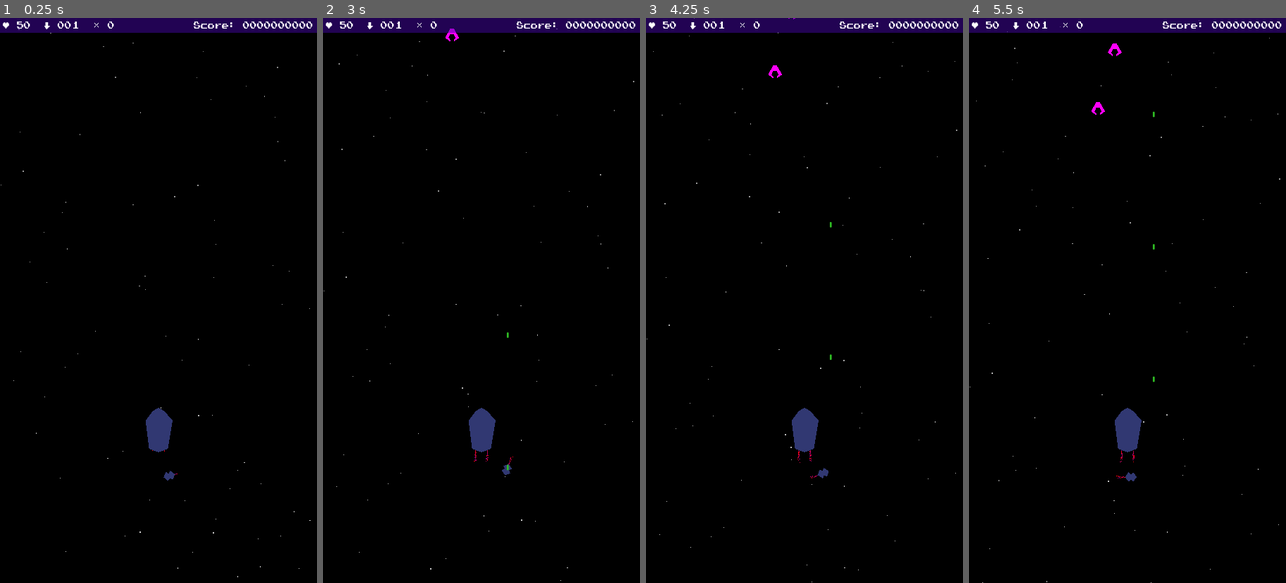
Above: before the commit, frames 1-4 (left to right).
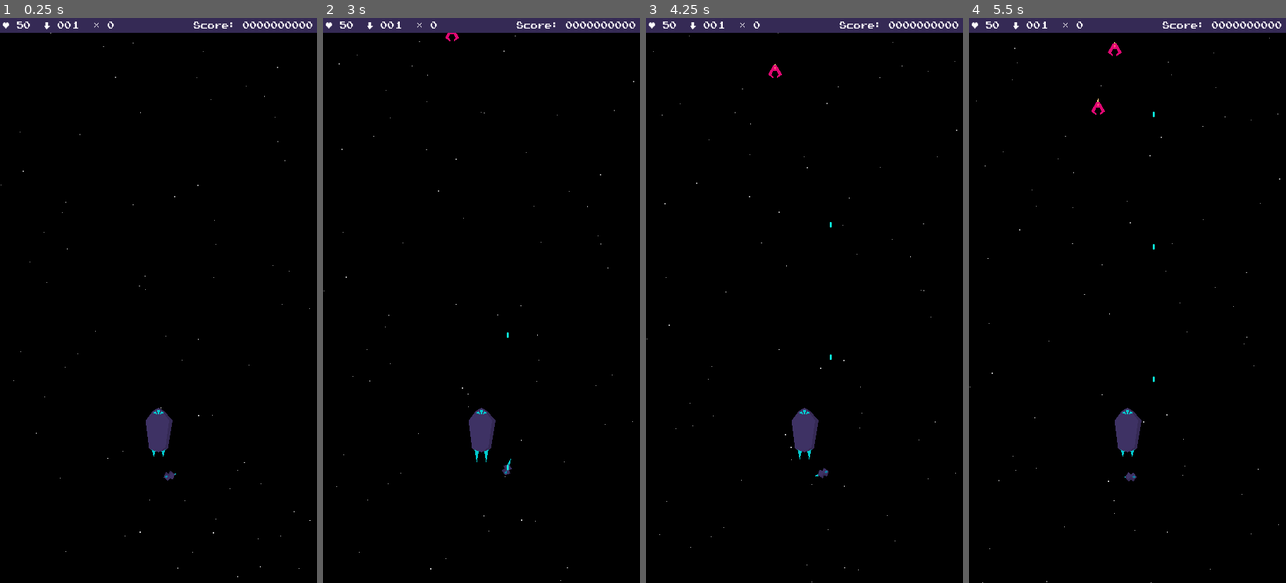
Above: after the commit, the same moments.

Repository: hinek/SatelliteSquad
Game: Godot game, scene res://GameLoop.tscn
Two runs of this game, one before a commit and one after it. Both use one fixed random seed, a clock stepped at 60 frames per second and the inputs below.
Inputs (mouse positions are in pixels of both pictures, inside the frame that each line leads up to):
- Up to frame 1 (0.25 s): no input
- Up to frame 2 (3 s): move the mouse to (551, 272) at 0.52 s; click (551, 272) at 0.67 s; move the mouse to (418, 328) at 1.27 s; click (418, 328) at 1.42 s; move the mouse to (513, 176) at 2.02 s; click (513, 176) at 2.17 s; move the mouse to (465, 413) at 2.77 s; click (465, 413) at 2.92 s
- Up to frame 3 (4.25 s): tap Enter at 3.5 s; move the mouse to (899, 385) at 3.52 s; click (899, 385) at 3.67 s
- Up to frame 4 (5.5 s): move the mouse to (1032, 215) at 4.27 s; click (1032, 215) at 4.42 s; move the mouse to (1143, 300) at 5.02 s; click (1143, 300) at 5.17 s

The runs differ from the first frame. In frame 1, 2.5% of the frame differs, in the area x 0-100%, y 0-82%; in frame 2, 2.5%; in frame 3, 2.6%; in frame 4, 2.6%.

Commit message:
changed color palette: https://lospec.com/palette-list/neon-space changed boosters from particle to polygon

Diff:
--- a/game/Bullet.tscn
+++ b/game/Bullet.tscn
@@ -12,7 +12,7 @@
 shape = SubResource( 1 )
 
 [node name="Polygon2D" type="Polygon2D" parent="."]
-color = Color( 0.184314, 0.737255, 0.137255, 1 )
+color = Color( 0.0431373, 1, 0.901961, 1 )
 antialiased = true
 polygon = PoolVector2Array( -2, -8, 2, -8, 2, 8, -2, 8 )
 [connection signal="body_entered" from="." to="." method="_on_Bullet_body_entered"]
--- a/game/CenterShip.gd
+++ b/game/CenterShip.gd
@@ -4,6 +4,15 @@
 signal center_ship_damaged(damage)
 
 
+var booster_seq = 0
+
+
+func _process(delta):
+	booster_seq = fmod(booster_seq + delta * 200, 30)
+	$Polygon2DBooster1.polygon[1].y = 60 - booster_seq
+	$Polygon2DBooster2.polygon[1].y = 60 - booster_seq
+
+
 func _on_CenterShip_body_entered(body):
 	if body.name.begins_with("Enemy"):
 		body.destroy()
--- a/game/CenterShip.tscn
+++ b/game/CenterShip.tscn
@@ -1,54 +1,52 @@
-[gd_scene load_steps=3 format=2]
+[gd_scene load_steps=2 format=2]
 
 [ext_resource path="res://CenterShip.gd" type="Script" id=1]
-
-[sub_resource type="CapsuleShape2D" id=1]
-radius = 36.0
-height = 64.0002
 
 [node name="CenterShip" type="Area2D"]
 position = Vector2( 540, 1400 )
 script = ExtResource( 1 )
 
-[node name="CollisionShape2D" type="CollisionShape2D" parent="."]
-shape = SubResource( 1 )
+[node name="CollisionPolygon2D" type="CollisionPolygon2D" parent="."]
+visible = false
+polygon = PoolVector2Array( 0, -76, 48, -32, 32, 64, -32, 64, -44, -32 )
 
-[node name="Polygon2D" type="Polygon2D" parent="."]
-position = Vector2( 0, -24.0001 )
+[node name="Polygon2DShip" type="Polygon2D" parent="."]
+position = Vector2( 0, -24 )
 z_index = 1
-color = Color( 0.192157, 0.219608, 0.447059, 1 )
+color = Color( 0.243137, 0.196078, 0.392157, 1 )
 polygon = PoolVector2Array( 0, -52.0001, 20, -40.0001, 48, -8.00012, 32, 87.9999, 0, 99.9999, -32, 87.9999, -44, -8.00012, -20, -40.0001 )
 
-[node name="Drive1" type="CPUParticles2D" parent="."]
-position = Vector2( -20, 60 )
-amount = 32
-direction = Vector2( 0, 1 )
-spread = 5.0
-gravity = Vector2( 0, 0 )
-initial_velocity = 50.0
-initial_velocity_random = 0.2
-scale_amount = 3.0
-scale_amount_random = 0.5
-color = Color( 1, 0, 0, 1 )
-hue_variation = 1.0
-hue_variation_random = 0.1
+[node name="Polygon2DShadow" type="Polygon2D" parent="Polygon2DShip"]
+color = Color( 0.207843, 0.164706, 0.333333, 1 )
+polygon = PoolVector2Array( 0, -52, 16, -36, 36, -8, 24, 82, 0, 100, 32, 88, 48, -8, 20, -40 )
+
+[node name="Polygon2DWindow1" type="Polygon2D" parent="Polygon2DShip"]
+position = Vector2( 0, 25 )
+color = Color( 0.00392157, 0.796078, 0.811765, 1 )
+polygon = PoolVector2Array( 0, -71, 6, -67, 0, -53, -6, -67 )
+
+[node name="Polygon2DWindow2" type="Polygon2D" parent="Polygon2DShip"]
+color = Color( 0.00392157, 0.796078, 0.811765, 1 )
+polygon = PoolVector2Array( 10, -40, 18, -34, 4, -28 )
+
+[node name="Polygon2DWindow3" type="Polygon2D" parent="Polygon2DShip"]
+color = Color( 0.00392157, 0.796078, 0.811765, 1 )
+polygon = PoolVector2Array( -10, -40, -18, -34, -4, -28 )
+
+[node name="Polygon2DBooster1" type="Polygon2D" parent="."]
+position = Vector2( -20, 52 )
+z_index = -1
+color = Color( 0.00392157, 0.796078, 0.811765, 1 )
+polygon = PoolVector2Array( -4, 12, 4, 60, 12, 12 )
 __meta__ = {
 "_editor_description_": ""
 }
 
-[node name="Drive2" type="CPUParticles2D" parent="."]
-position = Vector2( 20, 60 )
-amount = 32
-direction = Vector2( 0, 1 )
-spread = 5.0
-gravity = Vector2( 0, 0 )
-initial_velocity = 50.0
-initial_velocity_random = 0.2
-scale_amount = 3.0
-scale_amount_random = 0.5
-color = Color( 1, 0, 0, 1 )
-hue_variation = 1.0
-hue_variation_random = 0.1
+[node name="Polygon2DBooster2" type="Polygon2D" parent="."]
+position = Vector2( 12, 52 )
+z_index = -1
+color = Color( 0.00392157, 0.796078, 0.811765, 1 )
+polygon = PoolVector2Array( -4, 12, 4, 60, 12, 12 )
 __meta__ = {
 "_editor_description_": ""
 }
--- a/game/DamageFire.tscn
+++ b/game/DamageFire.tscn
@@ -1,17 +1,30 @@
-[gd_scene load_steps=2 format=2]
+[gd_scene load_steps=3 format=2]
+
+[sub_resource type="Gradient" id=2]
+colors = PoolColorArray( 1, 0.619608, 0.490196, 1, 1, 0.619608, 0.490196, 0 )
 
 [sub_resource type="Gradient" id=1]
-offsets = PoolRealArray( 0, 0.463576, 1 )
-colors = PoolColorArray( 1, 0, 0, 1, 1, 1, 0, 1, 1, 1, 0, 0 )
+colors = PoolColorArray( 1, 0.815686, 0.501961, 1, 1, 0.815686, 0.501961, 0 )
 
 [node name="DamageFire" type="Node2D"]
 z_index = 50
 
-[node name="CPUParticles2D" type="CPUParticles2D" parent="."]
+[node name="CPUParticles2DRed" type="CPUParticles2D" parent="."]
 amount = 32
-spread = 180.0
-gravity = Vector2( 0, 89 )
-initial_velocity = 20.0
-scale_amount = 3.0
-scale_amount_random = 0.5
+direction = Vector2( 0, 1 )
+spread = 60.0
+gravity = Vector2( 0, 0 )
+initial_velocity = 40.0
+scale_amount = 5.0
+scale_amount_random = 1.0
+color_ramp = SubResource( 2 )
+
+[node name="CPUParticles2DYellow" type="CPUParticles2D" parent="."]
+amount = 32
+direction = Vector2( 0, 1 )
+spread = 20.0
+gravity = Vector2( 0, 0 )
+initial_velocity = 60.0
+scale_amount = 5.0
+scale_amount_random = 1.0
 color_ramp = SubResource( 1 )
--- a/game/Explosion.tscn
+++ b/game/Explosion.tscn
@@ -1,9 +1,12 @@
-[gd_scene load_steps=3 format=2]
+[gd_scene load_steps=4 format=2]
 
 [ext_resource path="res://Explosion.gd" type="Script" id=1]
 
+[sub_resource type="Gradient" id=2]
+colors = PoolColorArray( 1, 0.619608, 0.490196, 1, 1, 0.619608, 0.490196, 0 )
+
 [sub_resource type="Gradient" id=1]
-colors = PoolColorArray( 1, 0, 0, 1, 1, 0, 0, 0 )
+colors = PoolColorArray( 1, 0.815686, 0.501961, 1, 1, 0.815686, 0.501961, 0 )
 
 [node name="Explosion" type="Node2D"]
 script = ExtResource( 1 )
@@ -16,8 +19,21 @@
 initial_velocity = 50.0
 initial_velocity_random = 0.5
 damping = 20.0
-scale_amount = 3.0
-scale_amount_random = 0.5
+scale_amount = 5.0
+scale_amount_random = 1.0
+color_ramp = SubResource( 2 )
+hue_variation = 0.1
+
+[node name="CPUParticles2D2" type="CPUParticles2D" parent="."]
+amount = 100
+explosiveness = 1.0
+spread = 180.0
+gravity = Vector2( 0, 0 )
+initial_velocity = 50.0
+initial_velocity_random = 0.5
+damping = 20.0
+scale_amount = 5.0
+scale_amount_random = 1.0
 color_ramp = SubResource( 1 )
 hue_variation = 0.1
 
--- a/game/FastEnemy.gd
+++ b/game/FastEnemy.gd
@@ -10,6 +10,7 @@
 
 func _process(delta):
 	position.y += 300 * delta
+	$Polygon2DBooster.polygon[2].y = fmod(position.y, 40) * -2
 	if position.y > 2000:
 		queue_free()
 
--- a/game/FastEnemy.tscn
+++ b/game/FastEnemy.tscn
@@ -6,9 +6,19 @@
 script = ExtResource( 1 )
 
 [node name="CollisionPolygon2D" type="CollisionPolygon2D" parent="."]
+visible = false
 position = Vector2( -16, -12 )
 polygon = PoolVector2Array( 12, 36, 20, 36, 32, -4, 0, -4 )
 
-[node name="Polygon2D" type="Polygon2D" parent="."]
-color = Color( 1, 0, 0.984314, 1 )
+[node name="Polygon2DShip" type="Polygon2D" parent="."]
+color = Color( 0.87451, 0.027451, 0.447059, 1 )
 polygon = PoolVector2Array( -16, -16, -4, 24, -4, 4, 4, 4, 4, 24, 16, -16, 8, -24, -8, -24 )
+
+[node name="Polygon2DWindow" type="Polygon2D" parent="."]
+color = Color( 0.996078, 0.329412, 0.435294, 1 )
+polygon = PoolVector2Array( 0, 0, -4, -4, -8, -12, 0, -16, 8, -12, 4, -4 )
+
+[node name="Polygon2DBooster" type="Polygon2D" parent="."]
+z_index = -1
+color = Color( 1, 0.815686, 0.501961, 1 )
+polygon = PoolVector2Array( -4, -20, 4, -20, 0, -80 )
--- a/game/HUD.tscn
+++ b/game/HUD.tscn
@@ -15,7 +15,7 @@
 [node name="ColorRect" type="ColorRect" parent="."]
 margin_right = 1080.0
 margin_bottom = 50.0
-color = Color( 0.266667, 0.0235294, 0.65098, 0.498039 )
+color = Color( 0.207843, 0.164706, 0.333333, 1 )
 __meta__ = {
 "_edit_use_anchors_": false
 }
@@ -26,6 +26,7 @@
 margin_right = 150.0
 margin_bottom = 44.0
 custom_fonts/font = SubResource( 2 )
+custom_colors/font_color = Color( 1, 0.992157, 1, 1 )
 text = "♥ 50"
 __meta__ = {
 "_edit_use_anchors_": false
@@ -37,6 +38,7 @@
 margin_right = 320.0
 margin_bottom = 44.0
 custom_fonts/font = SubResource( 2 )
+custom_colors/font_color = Color( 1, 0.992157, 1, 1 )
 text = "↓ 001"
 __meta__ = {
 "_edit_use_anchors_": false
@@ -48,6 +50,7 @@
 margin_right = 660.0
 margin_bottom = 44.0
 custom_fonts/font = SubResource( 2 )
+custom_colors/font_color = Color( 1, 0.992157, 1, 1 )
 text = "× 0"
 __meta__ = {
 "_edit_use_anchors_": false
@@ -59,6 +62,7 @@
 margin_right = 1076.0
 margin_bottom = 44.0
 custom_fonts/font = SubResource( 2 )
+custom_colors/font_color = Color( 1, 0.992157, 1, 1 )
 text = "Score: 0000000000"
 __meta__ = {
 "_edit_use_anchors_": false
--- a/game/PowerUp.tscn
+++ b/game/PowerUp.tscn
@@ -6,8 +6,7 @@
 radius = 32.0
 
 [sub_resource type="Gradient" id=2]
-offsets = PoolRealArray( 0.225166, 0.887417 )
-colors = PoolColorArray( 0, 1, 0, 1, 0, 0.196078, 0, 1 )
+colors = PoolColorArray( 0.0431373, 1, 0.901961, 1, 0.00392157, 0.796078, 0.811765, 0.498039 )
 
 [node name="PowerUp" type="Area2D"]
 script = ExtResource( 1 )
@@ -16,7 +15,7 @@
 shape = SubResource( 1 )
 
 [node name="Polygon2D" type="Polygon2D" parent="."]
-color = Color( 0, 1, 0, 1 )
+color = Color( 0.00392157, 0.533333, 0.647059, 1 )
 polygon = PoolVector2Array( -4, 32, 4, 32, 16, 28, 28, 16, 32, 4, 32, -4, 28, -16, 16, -28, 4, -32, -4, -32, -16, -28, -28, -16, -32, -4, -32, 4, -28, 16, -16, 28 )
 
 [node name="CPUParticles2D" type="CPUParticles2D" parent="."]
--- a/game/PowerUpSelect.tscn
+++ b/game/PowerUpSelect.tscn
@@ -10,7 +10,7 @@
 margin_top = 50.0
 margin_right = 1080.0
 margin_bottom = 240.0
-color = Color( 0.498039, 0.498039, 0.498039, 0.498039 )
+color = Color( 0.00392157, 0.533333, 0.647059, 0.498039 )
 __meta__ = {
 "_edit_use_anchors_": false
 }
@@ -20,15 +20,15 @@
 margin_top = 10.0
 margin_right = 180.0
 margin_bottom = 180.0
-color = Color( 0.498039, 0.498039, 0.498039, 1 )
+color = Color( 1, 0.992157, 1, 0.498039 )
 __meta__ = {
 "_edit_use_anchors_": false
 }
 
 [node name="Satellite" type="Polygon2D" parent="Background/Button1"]
-position = Vector2( 86, 86 )
+position = Vector2( 87, 86 )
 scale = Vector2( 3, 3 )
-color = Color( 0.192157, 0.219608, 0.447059, 1 )
+color = Color( 0.243137, 0.196078, 0.392157, 1 )
 polygon = PoolVector2Array( 0, -20, 16, -8, 8, -0.00012207, 16, 8, 0, 20, -16, 8, -8, -0.00012207, -16, -8 )
 __meta__ = {
 "_editor_description_": "	"
@@ -36,7 +36,7 @@
 
 [node name="Plus" type="Polygon2D" parent="Background/Button1"]
 position = Vector2( 14, 0 )
-color = Color( 0, 1, 0, 1 )
+color = Color( 1, 0.992157, 1, 1 )
 polygon = PoolVector2Array( 86, 120, 106, 120, 106, 100, 130, 100, 130, 120, 150, 120, 150, 144, 130, 144, 130, 164, 106, 164, 106, 144, 86, 144 )
 
 [node name="Button2" type="ColorRect" parent="Background"]
@@ -44,7 +44,7 @@
 margin_top = 10.0
 margin_right = 370.0
 margin_bottom = 180.0
-color = Color( 0.498039, 0.498039, 0.498039, 1 )
+color = Color( 1, 0.992157, 1, 0.498039 )
 __meta__ = {
 "_edit_use_anchors_": false
 }
@@ -52,7 +52,7 @@
 [node name="LaserSlow1" type="Polygon2D" parent="Background/Button2"]
 position = Vector2( 60, 64 )
 scale = Vector2( 2, 2 )
-color = Color( 0.184314, 0.737255, 0.137255, 1 )
+color = Color( 0.0431373, 1, 0.901961, 1 )
 antialiased = true
 polygon = PoolVector2Array( -2, -8, 2, -8, 2, 8, -2, 8 )
 __meta__ = {
@@ -62,7 +62,7 @@
 [node name="LaserSlow2" type="Polygon2D" parent="Background/Button2"]
 position = Vector2( 60, 144 )
 scale = Vector2( 2, 2 )
-color = Color( 0.184314, 0.737255, 0.137255, 1 )
+color = Color( 0.0431373, 1, 0.901961, 1 )
 antialiased = true
 polygon = PoolVector2Array( -2, -8, 2, -8, 2, 8, -2, 8 )
 __meta__ = {
@@ -72,7 +72,7 @@
 [node name="LaserFast1" type="Polygon2D" parent="Background/Button2"]
 position = Vector2( 120, 24 )
 scale = Vector2( 2, 2 )
-color = Color( 0.184314, 0.737255, 0.137255, 1 )
+color = Color( 0.0431373, 1, 0.901961, 1 )
 antialiased = true
 polygon = PoolVector2Array( -2, -8, 2, -8, 2, 8, -2, 8 )
 __meta__ = {
@@ -82,7 +82,7 @@
 [node name="LaserFast2" type="Polygon2D" parent="Background/Button2"]
 position = Vector2( 120, 64 )
 scale = Vector2( 2, 2 )
-color = Color( 0.184314, 0.737255, 0.137255, 1 )
+color = Color( 0.0431373, 1, 0.901961, 1 )
 antialiased = true
 polygon = PoolVector2Array( -2, -8, 2, -8, 2, 8, -2, 8 )
 __meta__ = {
@@ -92,7 +92,7 @@
 [node name="LaserFast3" type="Polygon2D" parent="Background/Button2"]
 position = Vector2( 120, 104 )
 scale = Vector2( 2, 2 )
-color = Color( 0.184314, 0.737255, 0.137255, 1 )
+color = Color( 0.0431373, 1, 0.901961, 1 )
 antialiased = true
 polygon = PoolVector2Array( -2, -8, 2, -8, 2, 8, -2, 8 )
 __meta__ = {
@@ -102,7 +102,7 @@
 [node name="LaserFast4" type="Polygon2D" parent="Background/Button2"]
 position = Vector2( 120, 144 )
 scale = Vector2( 2, 2 )
-color = Color( 0.184314, 0.737255, 0.137255, 1 )
+color = Color( 0.0431373, 1, 0.901961, 1 )
 antialiased = true
 polygon = PoolVector2Array( -2, -8, 2, -8, 2, 8, -2, 8 )
 __meta__ = {
@@ -114,12 +114,22 @@
 margin_top = 10.0
 margin_right = 560.0
 margin_bottom = 180.0
-color = Color( 0.498039, 0.498039, 0.498039, 1 )
+color = Color( 1, 0.992157, 1, 0.498039 )
 __meta__ = {
 "_edit_use_anchors_": false
 }
 
+[node name="CenterShip" type="Polygon2D" parent="Background/Button3"]
+position = Vector2( 92, 64 )
+color = Color( 0.243137, 0.196078, 0.392157, 1 )
+polygon = PoolVector2Array( 0, -52.0001, 20, -40.0001, 48, -8.00012, 32, 87.9999, 0, 99.9999, -32, 87.9999, -44, -8.00012, -20, -40.0001 )
+__meta__ = {
+"_editor_description_": ""
+}
+
 [node name="MonkeyWrench" type="Polygon2D" parent="Background/Button3"]
-color = Color( 0.192157, 0.219608, 0.447059, 1 )
+position = Vector2( 94, 100 )
+scale = Vector2( 0.4, 0.4 )
+color = Color( 1, 0.992157, 1, 1 )
 polygon = PoolVector2Array( 20, 28, 36, 44, 44, 44, 52, 36, 52, 28, 36, 12, 52, 12, 68, 20, 76, 28, 84, 44, 84, 60, 116 …(195 unchanged characters)…
 [connection signal="visibility_changed" from="." to="." method="_on_PowerUpSelect_visibility_changed"]
--- a/game/Satellite.gd
+++ b/game/Satellite.gd
@@ -4,6 +4,7 @@
 export var angle = 1.0
 export var distance = 160
 
+var booster_seq = 0
 var speed = 1.0
 var target_angle = 0
 
@@ -16,7 +17,6 @@
 
 func _process(delta):
 	var satellite_direction = get_tree().current_scene.satellite_direction
-	#$CPUParticles2D.direction.y = satellite_direction
 	angle += speed * delta * satellite_direction
 	if angle >= 2 * PI:
 		angle -= 2 * PI
@@ -39,6 +39,9 @@
 
 	rotation = lerp(rotation, target_angle, delta * 20)
 
+	booster_seq = fmod(booster_seq + delta * 200, 30)
+	$Polygon2DBooster.polygon[1].y = 40 - booster_seq
+
 
 func _on_Satellite_body_entered(body):
 	if body.name.begins_with("Enemy"):
--- a/game/Satellite.tscn
+++ b/game/Satellite.tscn
@@ -11,22 +11,21 @@
 [node name="CollisionShape2D" type="CollisionShape2D" parent="."]
 shape = SubResource( 1 )
 
-[node name="CPUParticles2D" type="CPUParticles2D" parent="."]
-position = Vector2( 0, 16 )
-amount = 16
-lifetime = 0.7
-direction = Vector2( 0, 1 )
-spread = 10.0
-gravity = Vector2( 0, 0 )
-initial_velocity = 50.0
-initial_velocity_random = 0.2
-scale_amount = 3.0
-scale_amount_random = 0.5
-color = Color( 1, 0, 0, 1 )
-hue_variation = 1.0
-hue_variation_random = 0.1
+[node name="Polygon2DSatellite" type="Polygon2D" parent="."]
+color = Color( 0.243137, 0.196078, 0.392157, 1 )
+polygon = PoolVector2Array( 0, -20, 16, -8, 8, -0.00012207, 16, 8, 0, 20, -16, 8, -8, -0.00012207, -16, -8 )
 
-[node name="Polygon2D" type="Polygon2D" parent="."]
-color = Color( 0.192157, 0.219608, 0.447059, 1 )
-polygon = PoolVector2Array( 0, -20, 16, -8, 8, -0.00012207, 16, 8, 0, 20, -16, 8, -8, -0.00012207, -16, -8 )
+[node name="Polygon2DShadow" type="Polygon2D" parent="Polygon2DSatellite"]
+color = Color( 0.207843, 0.164706, 0.333333, 1 )
+polygon = PoolVector2Array( 0, -20, 16, -8, 8, 0, 16, 8, 0, 20, 8, 8, 0, 0, 8, -8 )
+
+[node name="Polygon2DWindow" type="Polygon2D" parent="Polygon2DSatellite"]
+color = Color( 0.00392157, 0.533333, 0.647059, 1 )
+polygon = PoolVector2Array( 0, -16, 4, -12, 0, -4, -4, -12 )
+
+[node name="Polygon2DBooster" type="Polygon2D" parent="."]
+position = Vector2( 0, 4 )
+z_index = -1
+color = Color( 0.00392157, 0.796078, 0.811765, 1 )
+polygon = PoolVector2Array( -4, 12, 0, 48, 4, 12 )
 [connection signal="body_entered" from="." to="." method="_on_Satellite_body_entered"]
--- a/game/SimpleEnemy.gd
+++ b/game/SimpleEnemy.gd
@@ -7,11 +7,15 @@
 
 var health = 1
 
+var booster_seq = 0
+
 
 func _process(delta):
 	position.y += 100 * delta
 	if position.y > 2000:
 		queue_free()
+	booster_seq = fmod(booster_seq + delta * 200, 30)
+	$Polygon2DBooster.polygon[2].y = -30 - booster_seq
 
 
 func hit(damage):
--- a/game/SimpleEnemy.tscn
+++ b/game/SimpleEnemy.tscn
@@ -11,8 +11,20 @@
 [node name="CollisionShape2D" type="CollisionShape2D" parent="."]
 shape = SubResource( 1 )
 
-[node name="Polygon2D" type="Polygon2D" parent="."]
+[node name="Polygon2DShip" type="Polygon2D" parent="."]
 position = Vector2( 9.53674e-07, 7.42857 )
 scale = Vector2( 1.5, 1.57143 )
-color = Color( 1, 0, 0.984314, 1 )
+color = Color( 0.87451, 0.027451, 0.447059, 1 )
 polygon = PoolVector2Array( -4, 4, -8, 0, -4, -8, 4, -8, 8, 0, 4, 4, 4, 8, 16, 0, 4, -20, -4, -20, -16, 0, -4, 8 )
+
+[node name="Polygon2DBooster" type="Polygon2D" parent="."]
+z_index = -1
+color = Color( 1, 0.815686, 0.501961, 1 )
+polygon = PoolVector2Array( -4, -20, 4, -20, 0, -56 )
+__meta__ = {
+"_editor_description_": ""
+}
+
+[node name="Polygon2D" type="Polygon2D" parent="."]
+color = Color( 0.996078, 0.329412, 0.435294, 1 )
+polygon = PoolVector2Array( 0, -8, 4, -16, 0, -20, -4, -16 )
--- a/game/StrongEnemy.gd
+++ b/game/StrongEnemy.gd
@@ -7,11 +7,14 @@
 
 var health = 10
 
+var booster_seq = 0
 
 func _process(delta):
 	position.y += 90 * delta
 	if position.y > 2000:
 		queue_free()
+	booster_seq = fmod(booster_seq + delta * 200, 30)
+	$Polygon2DBooster.polygon[2].y = -30 - booster_seq
 
 
 func hit(damage):
--- a/game/StrongEnemy.tscn
+++ b/game/StrongEnemy.tscn
@@ -12,6 +12,18 @@
 position = Vector2( 0, 8 )
 shape = SubResource( 1 )
 
-[node name="Polygon2D" type="Polygon2D" parent="."]
-color = Color( 1, 0, 0.984314, 1 )
+[node name="Polygon2DShip" type="Polygon2D" parent="."]
+color = Color( 0.87451, 0.027451, 0.447059, 1 )
 polygon = PoolVector2Array( -4, 24, -4, 16, -8, 16, -16, 8, -8, -8, -4, 0, 4, 0, 8, -8, 16, 8, 8, 16, 4, 16, 4, 24, 20, 24, 32, 12, 24, -12, 8, -24, -8, -24, -24, -12, -32, 12, -20, 24 )
+
+[node name="Polygon2DWindow" type="Polygon2D" parent="."]
+color = Color( 0.996078, 0.329412, 0.435294, 1 )
+polygon = PoolVector2Array( -4, -4, -8, -16, -4, -20, 4, -20, 8, -16, 4, -4 )
+
+[node name="Polygon2DBooster" type="Polygon2D" parent="."]
+z_index = -1
+color = Color( 1, 0.815686, 0.501961, 1 )
+polygon = PoolVector2Array( -8, -20, 8, -20, 0, -56 )
+__meta__ = {
+"_editor_description_": ""
+}
